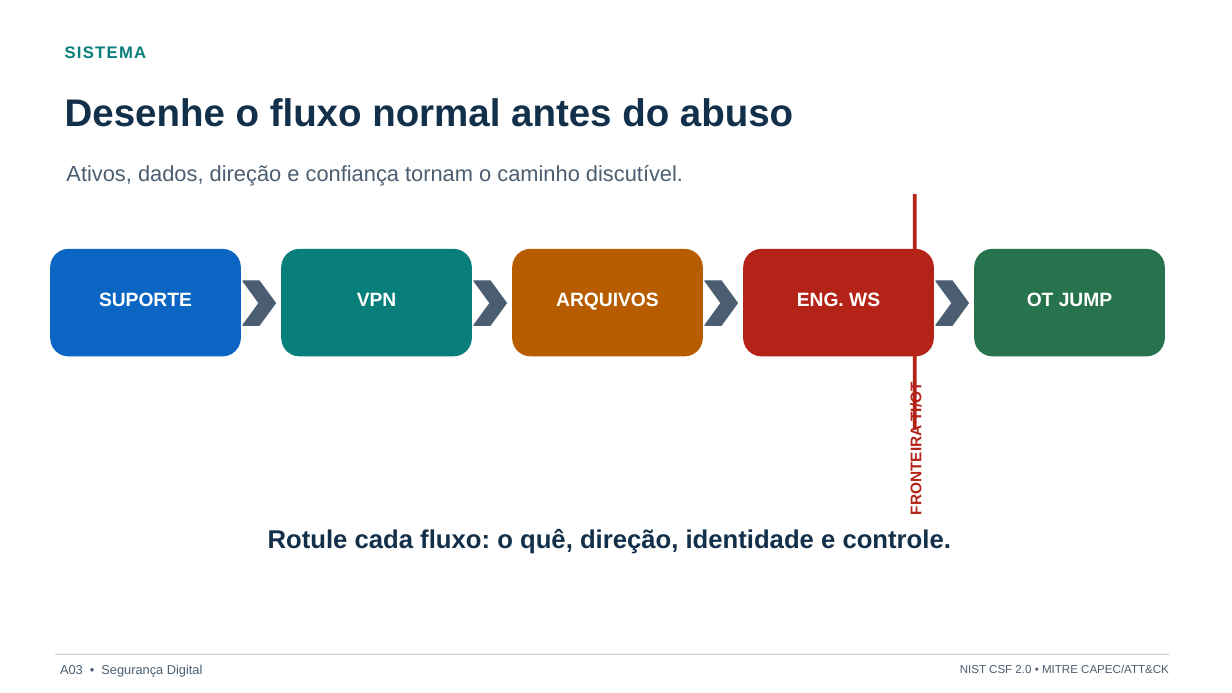
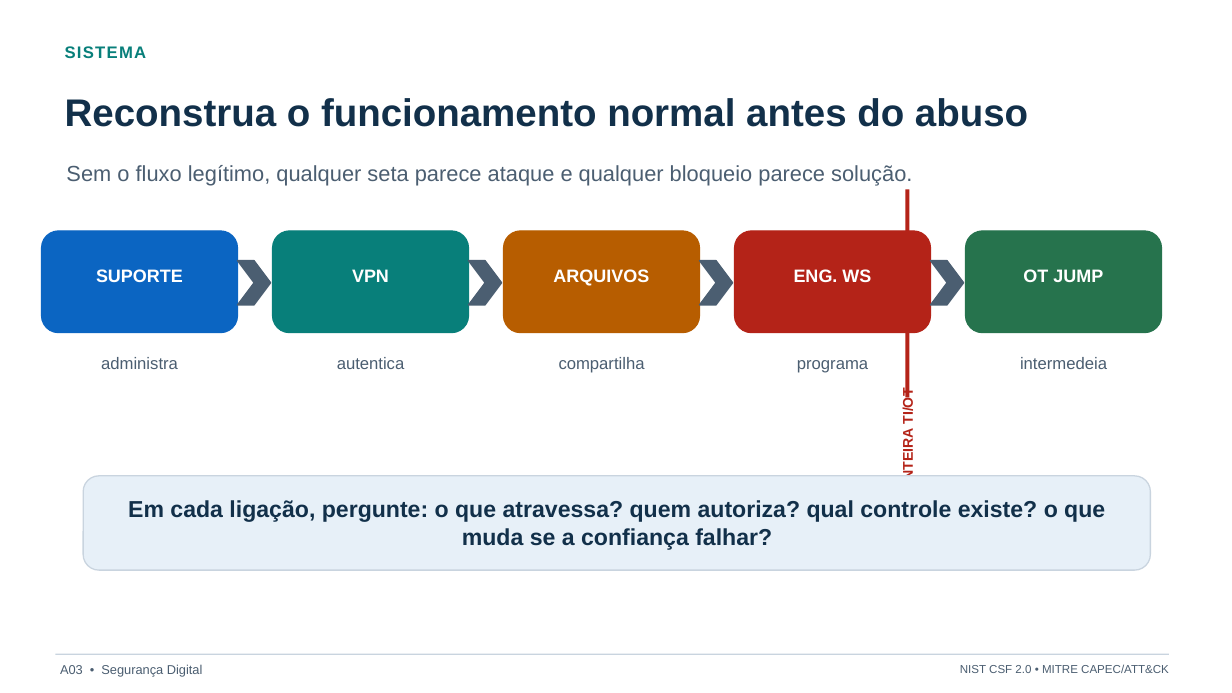
Before and after one commit to rafaelrezo/seguranca-digital, a slide deck: slide 3 of slides/A03-do-caminho-de-ataque-ao-modelo-de-ameacas/fonte/A03-do-caminho-de-ataque-ao-modelo-de-ameacas.pptx. Drawn at 1232x693 pixels with LibreOffice and Linux fonts; fonts in the diff are those of the drawing. Boxes give left, top, right and bottom in pixels: in the first picture for what was removed or moved away, otherwise in the second. Text is boxed around its words. In the diff, an @@ line names an element or a change of style, - is before the commit and + after.

```diff
--- a/slides/A03-do-caminho-de-ataque-ao-modelo-de-ameacas/fonte/A03-do-caminho-de-ataque-ao-modelo-de-ameacas.pptx
+++ b/slides/A03-do-caminho-de-ataque-ao-modelo-de-ameacas/fonte/A03-do-caminho-de-ataque-ao-modelo-de-ameacas.pptx
@@ text at <box>65,98,1028,127</box>: text changed @@
-Desenhe o fluxo normal antes do abuso
+Reconstrua o funcionamento normal antes do abuso
@@ text at <box>66,165,912,186</box>: text changed @@
-Ativos, dados, direção e confiança tornam o caminho discutível.
+Sem o fluxo legítimo, qualquer seta parece ataque e qualquer bloqueio parece solução.
@@ line moved from (915, 194) - (915, 430) to (908, 189) - (908, 397) @@
@@ rounded rectangle: place and size @@
-rounded rectangle at <box>51,250,240,356</box>
+rounded rectangle at <box>42,231,238,333</box>
@@ rounded rectangle: place and size @@
-rounded rectangle at <box>282,250,471,356</box>
+rounded rectangle at <box>273,231,469,333</box>
@@ rounded rectangle: place and size @@
-rounded rectangle at <box>513,250,702,356</box>
+rounded rectangle at <box>504,231,700,333</box>
@@ rounded rectangle: place and size @@
-rounded rectangle at <box>744,250,933,356</box>
+rounded rectangle at <box>735,231,931,333</box>
@@ rounded rectangle: place and size @@
-rounded rectangle at <box>975,250,1165,356</box>
+rounded rectangle at <box>966,231,1162,333</box>
@@ text "SUPORTE": place and size @@
-text "SUPORTE" at <box>99,292,192,307</box>
+text "SUPORTE" at <box>96,269,183,282</box>
@@ text "VPN": place and size @@
-text "VPN" at <box>357,292,397,306</box>
+text "VPN" at <box>352,269,389,282</box>
@@ size 15 to 14 pt in 5 elements at <box>96,269,183,282</box>, <box>794,269,871,282</box>, <box>1023,269,1103,282</box>, <box>352,269,389,282</box>, <box>553,269,649,286</box> @@
@@ text "ARQUIVOS": place and size @@
-text "ARQUIVOS" at <box>556,292,659,310</box>
+text "ARQUIVOS" at <box>553,269,649,286</box>
@@ 4 chevrons: place and size @@
-4 chevrons at <box>243,281,969,325</box>
+4 chevrons at <box>238,261,964,305</box>
@@ text "ENG. WS": place and size @@
-text "ENG. WS" at <box>797,292,880,306</box>
+text "ENG. WS" at <box>794,269,871,282</box>
@@ text "OT JUMP": place and size @@
-text "OT JUMP" at <box>1027,292,1112,306</box>
+text "OT JUMP" at <box>1023,269,1103,282</box>
@@ text added at <box>101,357,178,369</box>, 13 pt, text #4B5E71 @@
+administra
@@ text added at <box>337,357,405,369</box>, 13 pt, text #4B5E71 @@
+autentica
@@ text added at <box>559,357,645,373</box>, 13 pt, text #4B5E71 @@
+compartilha
@@ text added at <box>1020,357,1107,369</box>, 13 pt, text #4B5E71 @@
+intermedeia
@@ text added at <box>797,360,868,373</box>, 13 pt, text #4B5E71 @@
+programa
@@ text "FRONTEIRA TI/OT" at <box>900,391,916,509</box>: size 12 to 11 pt @@
@@ rounded rectangle added at <box>83,476,1151,570</box>, fill #E7F0F8, outline #C9D4DF 1 pt @@
@@ text added at <box>128,500,1105,550</box>, 18 pt, text #12304A, bold @@
+Em cada ligação, pergunte: o que atravessa? quem autoriza? qual controle existe? o que muda se a confiança falhar?
@@ text removed at <box>268,528,951,554</box> @@
-Rotule cada fluxo: o quê, direção, identidade e controle.
```
Also in this commit, not shown: 7 other slides changed, 1 slide added, 1 slide removed, 27 other files.
